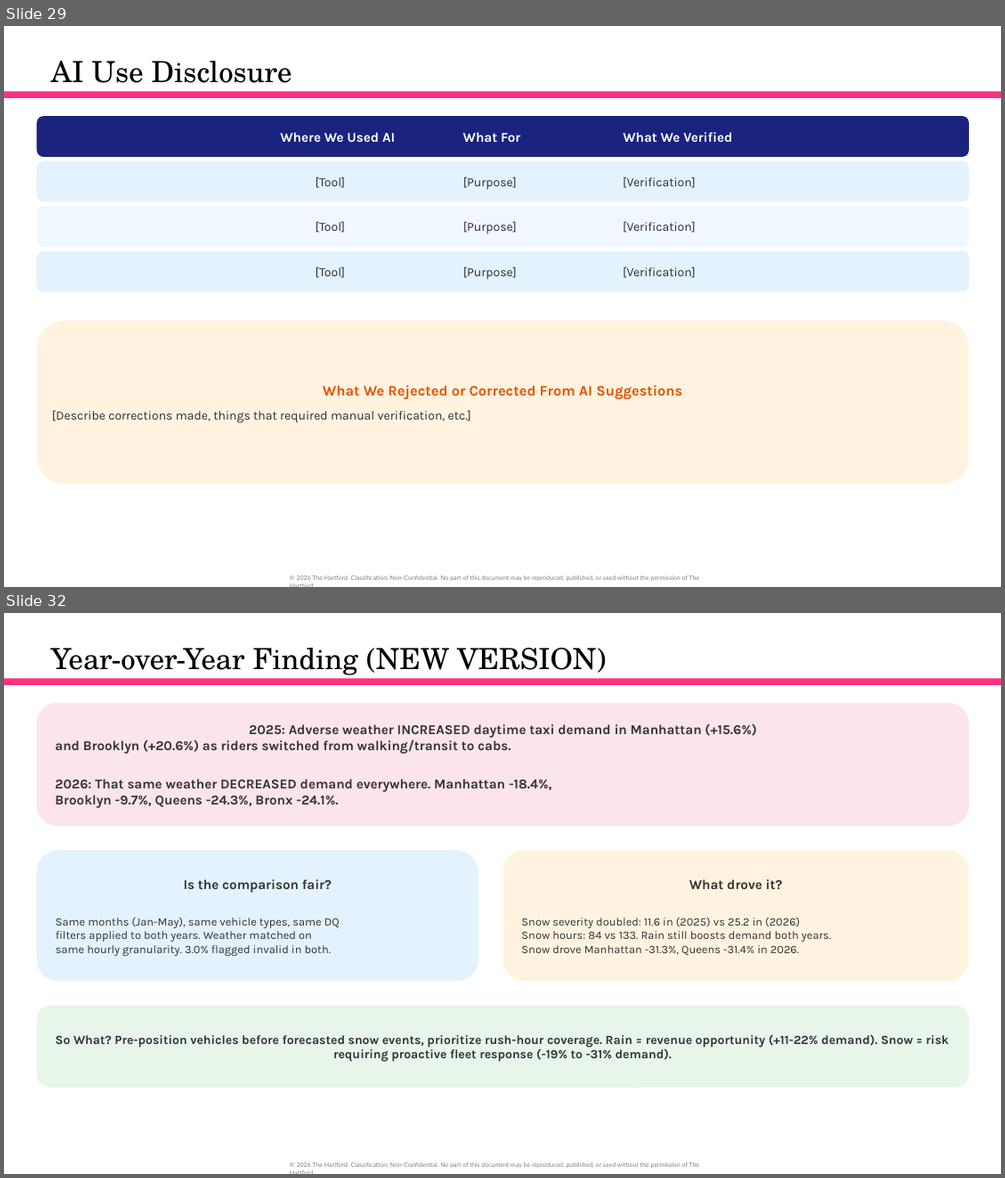
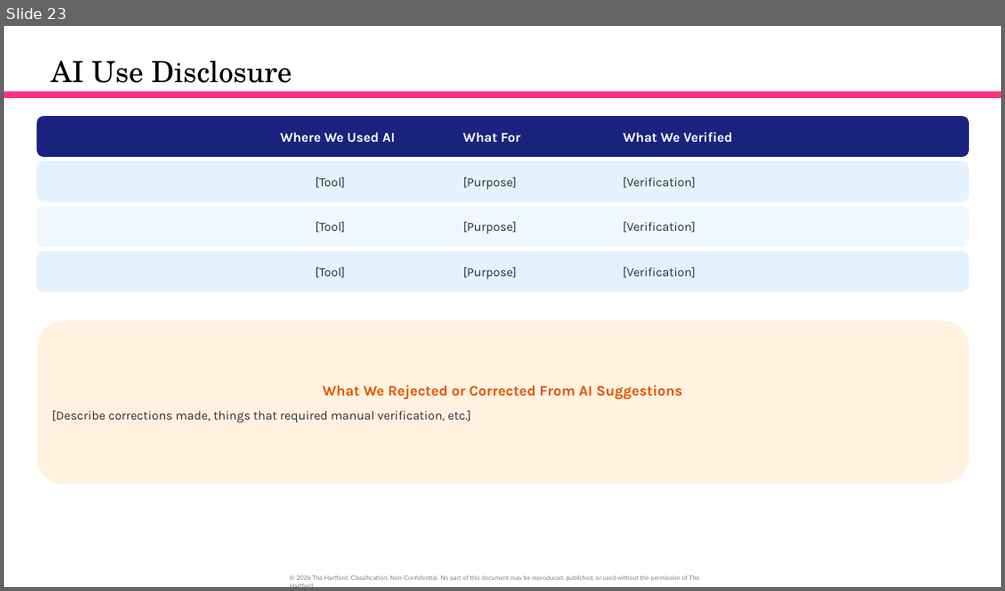
Before and after one commit to orlandojmarin/nyc-taxi-capstone, a slide deck: docs/TEST_Capstone_Presentation.pptx. Shown one above the other, each under a label of ours: slides 29 and 32 before the commit, slide 23 after it; the slides between them are not shown. The pictures are 1005x1178 and 1005x591 pixels, drawn with LibreOffice and Linux fonts; fonts in the diff are those of the drawing. Boxes give left, top, right and bottom in pixels: in the first picture for what was removed or moved away, otherwise in the second. Text is boxed around its words. In the diff, an @@ line names an element or a change of style, - is before the commit and + after.

```diff
--- a/docs/TEST_Capstone_Presentation.pptx
+++ b/docs/TEST_Capstone_Presentation.pptx
@@ slide 32 removed at (x1=4, y1=613, x2=1001, y2=1174), background #FFFFFF; not listed: 1 template element that a slide beside it also shows @@
@@ title removed at (x1=51, y1=648, x2=606, y2=679) @@
-Year-over-Year Finding (NEW VERSION)
@@ rectangle removed at (x1=4, y1=678, x2=1001, y2=685) @@
@@ rounded rectangle removed at (x1=37, y1=703, x2=970, y2=826) @@
-2025: Adverse weather INCREASED daytime taxi demand in Manhattan (+15.6%)
-and Brooklyn (+20.6%) as riders switched from walking/transit to cabs.
-2026: That same weather DECREASED demand everywhere. Manhattan -18.4%,
-Brooklyn -9.7%, Queens -24.3%, Bronx -24.1%.
@@ rounded rectangle removed at (x1=37, y1=850, x2=479, y2=981) @@
-Is the comparison fair?
-Same months (Jan-May), same vehicle types, same DQ
-filters applied to both years. Weather matched on
-same hourly granularity. 3.0% flagged invalid in both.
@@ rounded rectangle removed at (x1=502, y1=850, x2=969, y2=981) @@
-What drove it?
-Snow severity doubled: 11.6 in (2025) vs 25.2 in (2026)
-Snow hours: 84 vs 133. Rain still boosts demand both years.
-Snow drove Manhattan -31.3%, Queens -31.4% in 2026.
@@ rounded rectangle removed at (x1=37, y1=1005, x2=970, y2=1087) @@
-So What? Pre-position vehicles before forecasted snow events, prioritize rush-hour coverage. Rain = revenue opportunity (+11-22% demand). Snow = risk requiring proactive fleet response (-19% to -31% demand).
@@ what was slide 29 is now slide 23 @@
```
Also in this commit, not shown: 13 slides changed, 6 slides added, 18 other slides removed, 2 other files.
